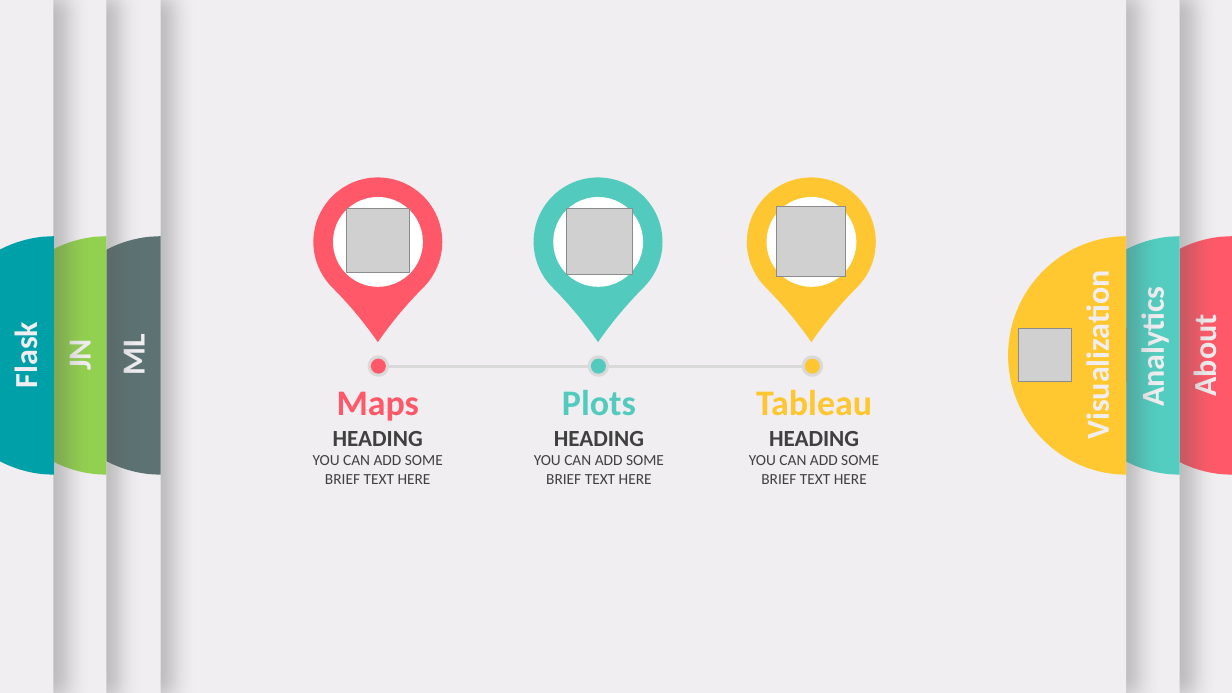
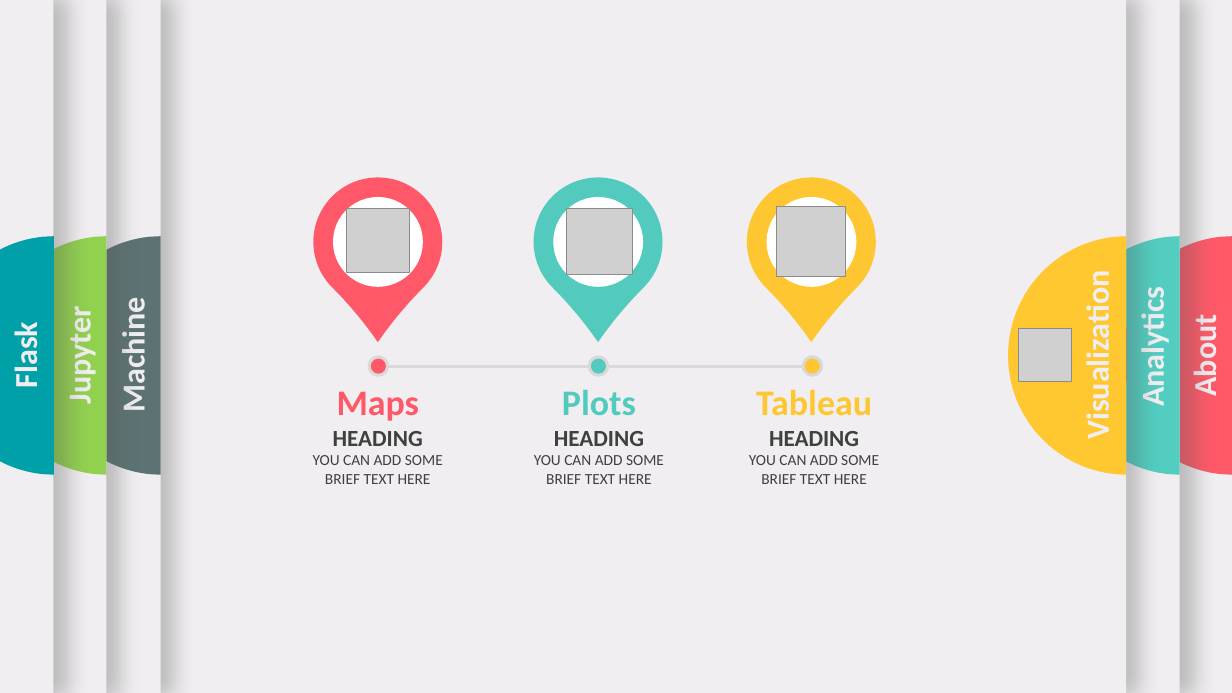
Before and after one commit to xliu510/Happiness, a slide deck: slide 4 of Final Project PPT.pptx. Drawn at 1232x693 pixels with LibreOffice and Linux fonts; fonts in the diff are those of the drawing; grey boxes stand for pictures; background and template pictures are left out. Boxes give left, top, right and bottom in pixels: in the first picture for what was removed or moved away, otherwise in the second. Text is boxed around its words. In the diff, an @@ line names an element or a change of style, - is before the commit and + after.

```diff
--- a/Final Project PPT.pptx
+++ b/Final Project PPT.pptx
@@ text at [60,315,99,401]: text changed @@
-JN
+Jupyter
@@ text at [114,308,153,410]: text changed @@
-ML
+Machine
```
Also in this commit, not shown: 6 other slides changed.
